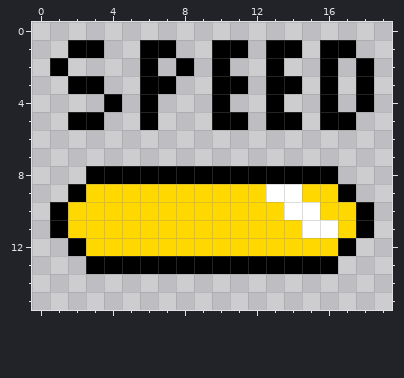
Two versions of one pixel-art sprite, Arkanoid/Assets/PixelArt/PowerUp_Speed-Up-Paddle.png. The picture above is the old version.
The file is 20x16 pixels.
After the commit:
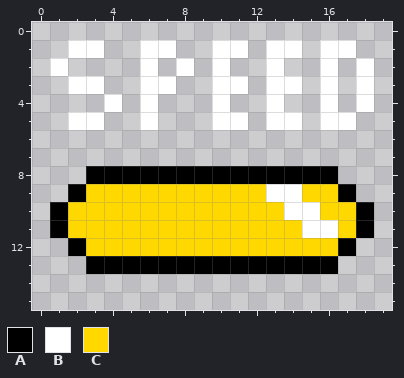
Palette (. is transparent): A #000000  B #ffffff  C #ffd800
From old to new:
@@ x 0..19 @@
  0 ....................
- 1 ..AA..AA..AA.AA.AA..
- 2 .A....A.A.A..A..A.A.
- 3 ..AA..AA..AA.AA.A.A.
- 4 ....A.A...A..A..A.A.
- 5 ..AA..A...AA.AA.AA..
+ 1 ..BB..BB..BB.BB.BB..
+ 2 .B....B.B.B..B..B.B.
+ 3 ..BB..BB..BB.BB.B.B.
+ 4 ....B.B...B..B..B.B.
+ 5 ..BB..B...BB.BB.BB..
  6 ....................
